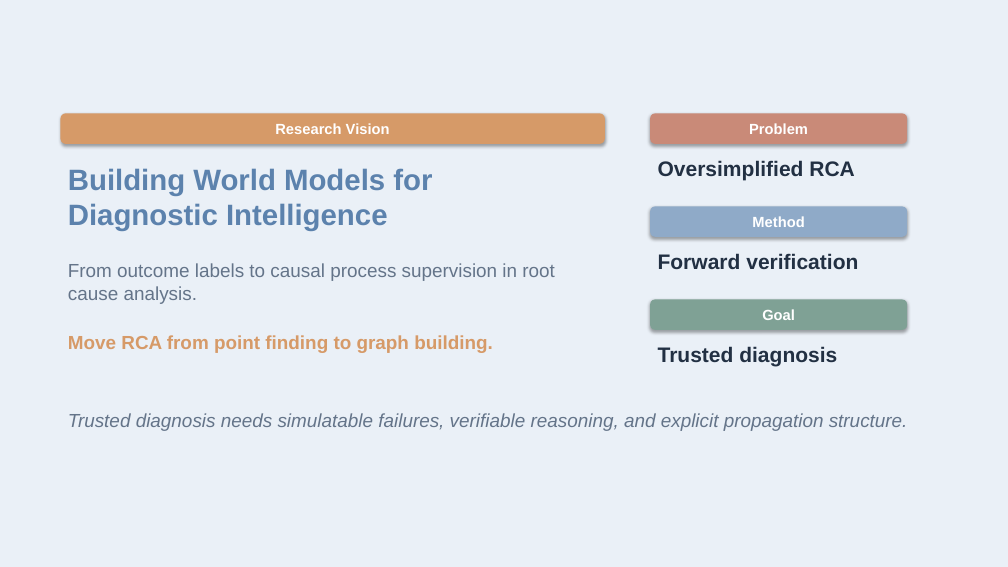
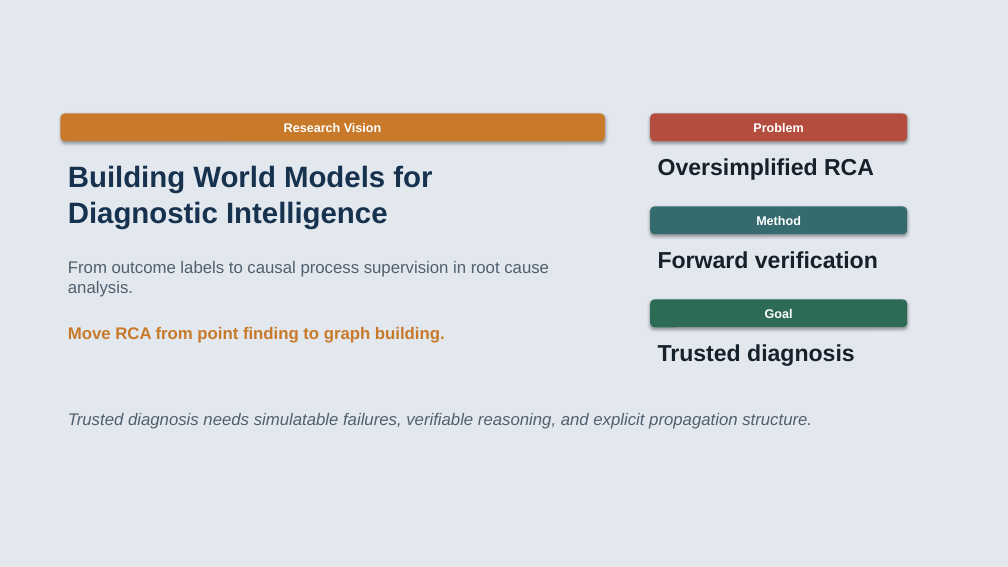
Before and after one commit to Lincyaw/paperops, a slide deck: slide 1 of examples/self-intro/diagnostic_world_model.pptx. Drawn at 1008x567 pixels with LibreOffice and Linux fonts; fonts in the diff are those of the drawing. Boxes give left, top, right and bottom in pixels: in the first picture for what was removed or moved away, otherwise in the second. Text is boxed around its words. In the diff, an @@ line names an element or a change of style, - is before the commit and + after.

```diff
--- a/examples/self-intro/diagnostic_world_model.pptx
+++ b/examples/self-intro/diagnostic_world_model.pptx
@@ background #EAF0F7 to #E2E8EE @@
@@ rounded rectangle "Research Vision" at (60, 113, 605, 141): size 14 to 12 pt; fill #D69A68 to #C8792A @@
@@ rounded rectangle "Problem" at (650, 113, 907, 141): size 14 to 12 pt; fill #C98A78 to #B44D3E @@
@@ text "Building World Models for" at (68, 165, 432, 229): text colour #5C82AD to #16324F @@
@@ rounded rectangle "Method" at (650, 206, 907, 234): size 14 to 12 pt; fill #8FAAC8 to #356B6F @@
@@ text "From outcome labels to causal ..." at (68, 261, 549, 297): size 18 to 16 pt, text colour #647489 to #51606F @@
@@ rounded rectangle "Goal" at (650, 299, 907, 327): size 14 to 12 pt; fill #7FA195 to #2E6B57 @@
@@ text "Move RCA from point finding ...": place and size @@
-text "Move RCA from point finding ..." at (68, 335, 493, 353)
+text "Move RCA from point finding ..." at (68, 327, 445, 343)
@@ text "Move RCA from point finding ..." at (68, 327, 445, 343): size 18 to 16 pt, text colour #D69A68 to #C8792A @@
@@ size 20 to 22 pt, text colour #223043 to #16212B in 3 elements at (658, 158, 874, 180), (658, 251, 878, 269), (658, 344, 855, 366) @@
@@ text "Trusted diagnosis needs simulatable failures, ..." at (68, 413, 812, 429): size 18 to 16 pt, text colour #647489 to #51606F @@
```
Also in this commit, not shown: 17 other slides changed, 27 other files.
